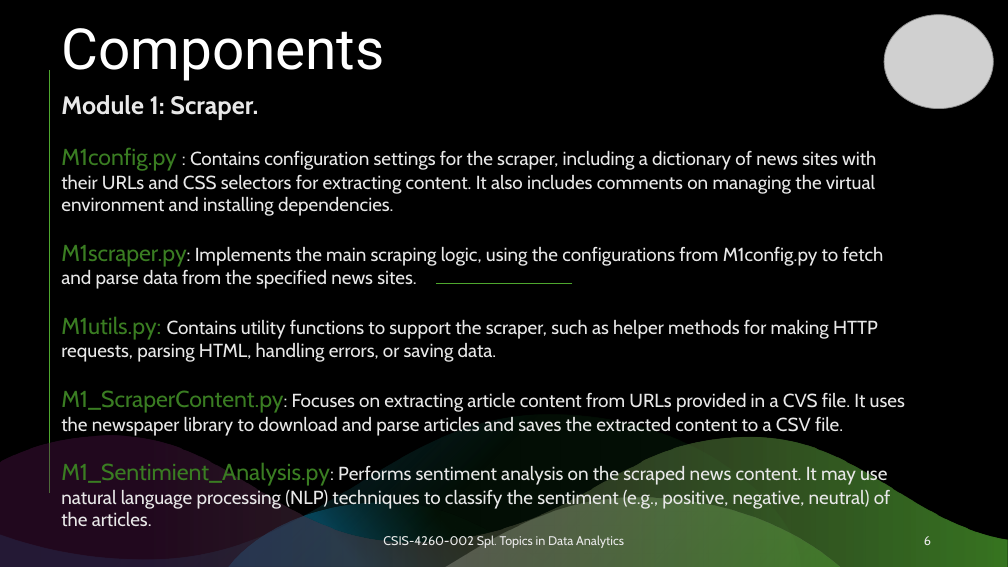
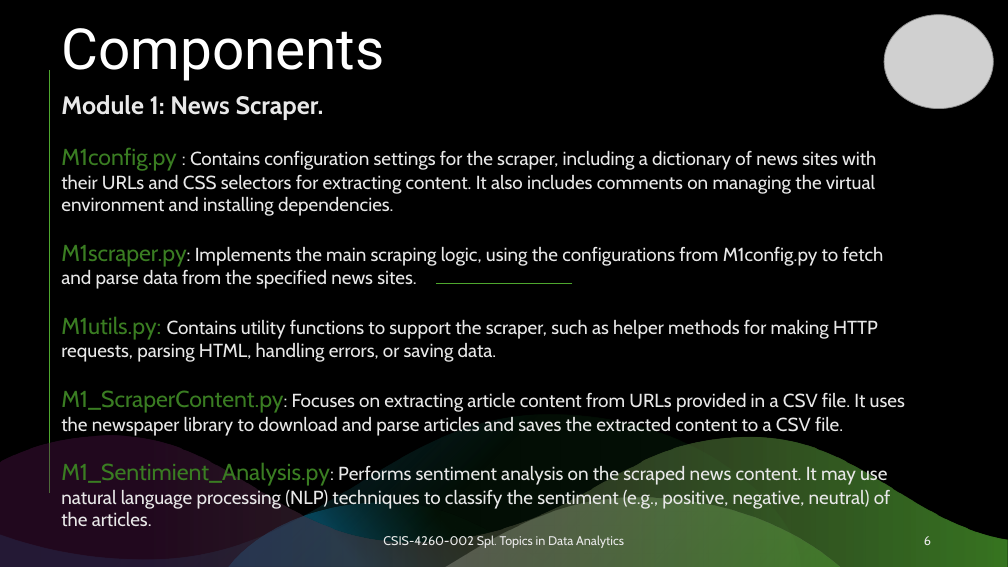
Before and after one commit to Carlos-Sibaja/2025Topics, a slide deck: slide 6 of NASDAQ UP.pptx. Drawn at 1008x567 pixels with LibreOffice and Linux fonts; fonts in the diff are those of the drawing; grey boxes stand for pictures. Boxes give left, top, right and bottom in pixels: in the first picture for what was removed or moved away, otherwise in the second. Text is boxed around its words. In the diff, an @@ line names an element or a change of style, - is before the commit and + after.

```diff
--- a/NASDAQ UP.pptx
+++ b/NASDAQ UP.pptx
@@ text at bbox=[61, 95, 324, 120]: text changed @@
-Module 1: Scraper.
+Module 1: News Scraper.
@@ text at bbox=[61, 390, 905, 436]: text changed @@
-M1_ScraperContent.py: Focuses on extracting article content from URLs provided in a CVS file. It uses the newspaper library to download and parse articles and saves the extracted content to a CSV file.
+M1_ScraperContent.py: Focuses on extracting article content from URLs provided in a CSV file. It uses the newspaper library to download and parse articles and saves the extracted content to a CSV file.
```
Also in this commit, not shown: 4 other slides changed, 1 other file.
